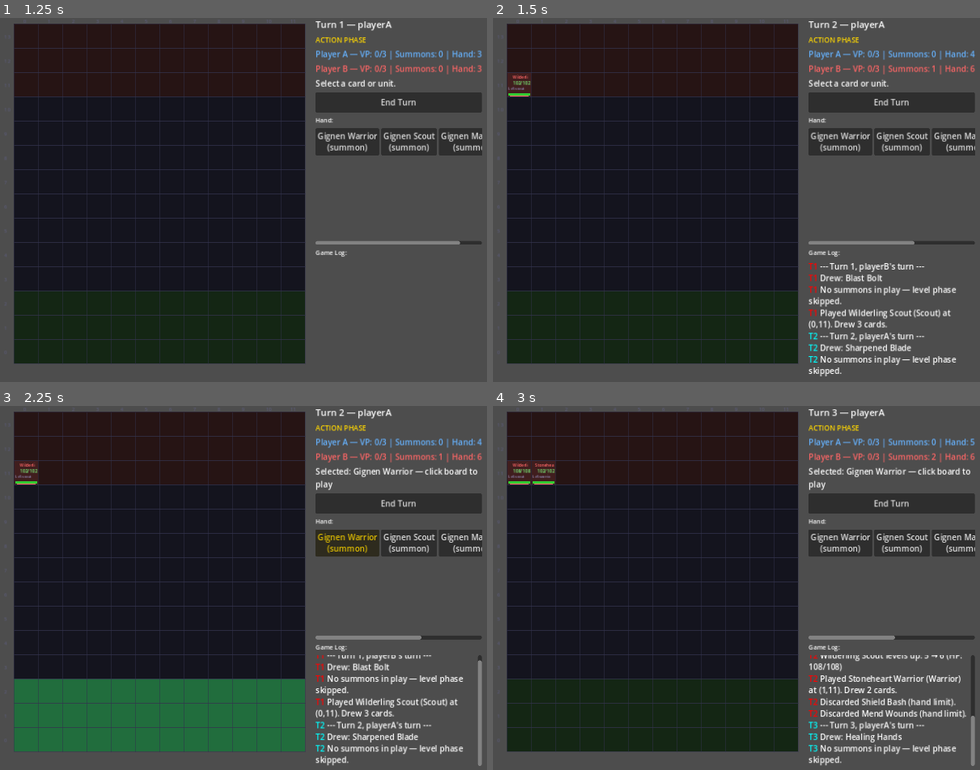
Above: before the commit, frames 1-4 (two rows, left to right).
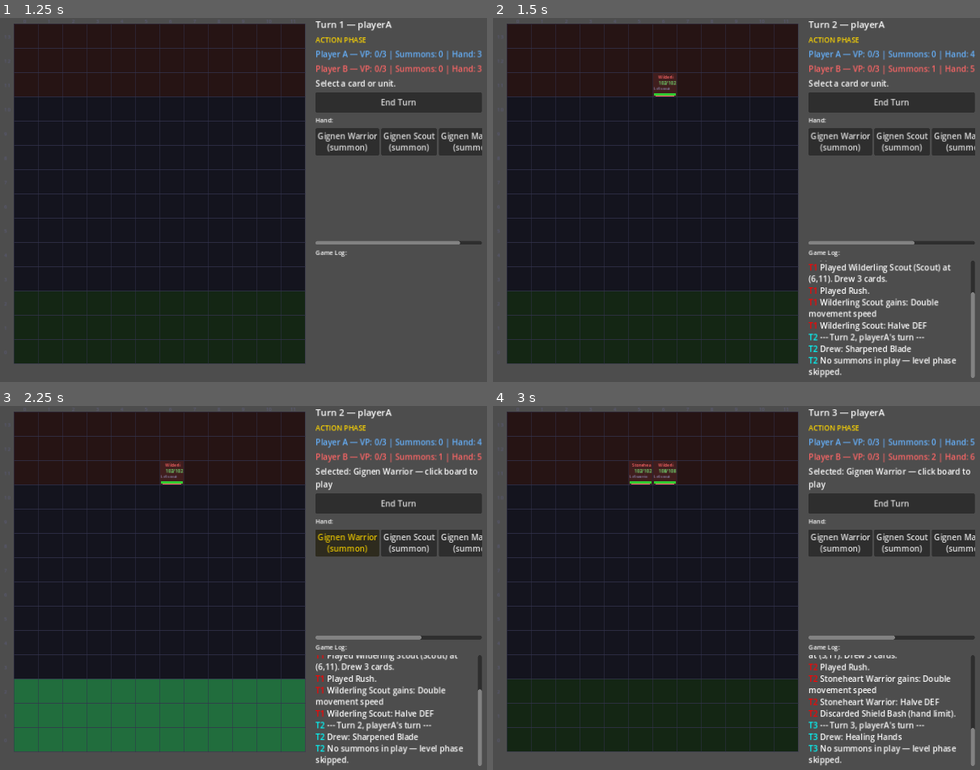
Above: after the commit, the same moments.

Repository: look-itsaxiom/summoners-grid
Game: Godot game, scene res://scenes/menu.tscn
Two runs of this game, one before a commit and one after it. Both use one fixed random seed, a clock stepped at 60 frames per second and the inputs below.
Inputs:
- Up to frame 1 (1.25 s): click "Watch AI vs AI" at 0.5 s
- Up to frame 2 (1.5 s): click "End Turn" at 1.25 s
- Up to frame 3 (2.25 s): click "Gignen Warrior (summon)" at 2 s
- Up to frame 4 (3 s): click "End Turn" at 2.75 s

Frame 1 is identical in both runs. In frame 2, 3.6% of the frame differs, in the area x 2-100%, y 12-99%; in frame 3, 2.4%; in frame 4, 2.8%.

Commit message:
feat: game over overlay + 5-priority AI card play
Game over:
- Dimmed overlay with VICTORY/DEFEAT banner
- Match stats (turns, VP, defeats, cards played)
- New Game + Main Menu buttons

AI improvements (ported from src/engine/ai.ts):
- 5-priority card evaluation: emergency heal (<30% HP) → buff
  strongest → damage weakest enemy → heal damaged → quest cards
- Smarter summon placement: prefers front-center positions
- Uses _find_unit helper for safe re-reads after mutations

Complete game loop: Menu → Play → Combat → Game Over → Menu/Rematch

Co-Authored-By: Claude Opus 4.6 (1M context) <noreply@anthropic.com>

Diff:
--- a/godot/scripts/ui/game_screen.gd
+++ b/godot/scripts/ui/game_screen.gd
@@ -264,56 +264,75 @@
 	_gm.execute_draw_phase()
 	_gm.execute_level_phase()
 
-	# Simple AI: play a summon if possible
-	var ai_hand: Array = _gm.players[_gm.active_player]["hand"]
+	var ai_player: String = _gm.active_player
+
+	# 1. Play a summon if possible
+	var ai_hand: Array = _gm.players[ai_player]["hand"]
 	for i in range(ai_hand.size() - 1, -1, -1):
 		if ai_hand[i].get("card_type", "") == "summon":
 			var placements = _gm.get_valid_placements()
 			if placements.size() > 0:
+				# Prefer front-center positions
+				placements.sort_custom(func(a, b):
+					var a_front: int = a.y if ai_player == "playerA" else (13 - a.y)
+					var b_front: int = b.y if ai_player == "playerA" else (13 - b.y)
+					if a_front != b_front: return a_front > b_front
+					return absi(a.x - 6) < absi(b.x - 6)
+				)
 				_gm.play_summon(i, placements[0])
 			break
 
-	# Move and attack with each summon
-	for s in _gm.board_summons.duplicate():
-		if s["owner"] != _gm.active_player:
-			continue
-
-		# Find nearest enemy
+	if _gm.is_game_over: return
+
+	# 2. Play action cards (5-priority system ported from web AI)
+	_ai_play_action_cards(ai_player)
+
+	if _gm.is_game_over: return
+
+	# 3. Move and attack with each summon
+	var my_summon_ids: Array[String] = []
+	for s in _gm.board_summons:
+		if s["owner"] == ai_player:
+			my_summon_ids.append(s["instance_id"])
+
+	for unit_id in my_summon_ids:
+		if _gm.is_game_over: return
+
+		var unit = _find_unit(unit_id)
+		if unit.is_empty(): continue
+
 		var enemies: Array = []
 		for e in _gm.board_summons:
-			if e["owner"] != _gm.active_player:
+			if e["owner"] != ai_player:
 				enemies.append(e)
-
-		if enemies.size() == 0:
-			continue
-
+		if enemies.size() == 0: continue
+
+		# Find nearest enemy
 		var nearest = enemies[0]
 		for e in enemies:
-			if _dist(s["position"], e["position"]) < _dist(s["position"], nearest["position"]):
+			if _dist(unit["position"], e["position"]) < _dist(unit["position"], nearest["position"]):
 				nearest = e
 
 		# Attack if in range
-		var attacks = _gm.get_valid_attacks(s["instance_id"])
+		var attacks = _gm.get_valid_attacks(unit_id)
 		if nearest["instance_id"] in attacks:
-			_gm.attack_with_summon(s["instance_id"], nearest["instance_id"])
-			if _gm.is_game_over:
-				return
+			_gm.attack_with_summon(unit_id, nearest["instance_id"])
 		else:
 			# Move toward nearest enemy
-			var moves = _gm.get_valid_moves(s["instance_id"])
+			var moves = _gm.get_valid_moves(unit_id)
 			if moves.size() > 0:
 				var best_move: Vector2i = moves[0]
 				for m in moves:
 					if _dist(m, nearest["position"]) < _dist(best_move, nearest["position"]):
 						best_move = m
-				_gm.move_summon(s["instance_id"], best_move)
+				_gm.move_summon(unit_id, best_move)
 
 				# Attack after move
-				attacks = _gm.get_valid_attacks(s["instance_id"])
+				attacks = _gm.get_valid_attacks(unit_id)
 				if nearest["instance_id"] in attacks:
-					_gm.attack_with_summon(s["instance_id"], nearest["instance_id"])
-					if _gm.is_game_over:
-						return
+					_gm.attack_with_summon(unit_id, nearest["instance_id"])
+
+	if _gm.is_game_over: return
 
 	# End AI turn
 	_gm.end_action_phase()
@@ -322,6 +341,84 @@
 		# Auto-advance draw + level for player
 		_gm.execute_draw_phase()
 		_gm.execute_level_phase()
+
+
+## AI card play — 5 priority system (ported from src/engine/ai.ts)
+func _ai_play_action_cards(ai_player: String) -> void:
+	var hand: Array = _gm.players[ai_player]["hand"]
+	var my_summons: Array = []
+	var enemies: Array = []
+	for s in _gm.board_summons:
+		if s["owner"] == ai_player:
+			my_summons.append(s)
+		else:
+			enemies.append(s)
+
+	# P1: Emergency heal (< 30% HP)
+	var critical: Array = my_summons.filter(func(s): return float(s["current_hp"]) / float(s["max_hp"]) < 0.3)
+	if critical.size() > 0:
+		for i in range(hand.size() - 1, -1, -1):
+			if _gm.is_game_over: return
+			var card: Dictionary = hand[i]
+			if card.get("card_type", "") != "action": continue
+			if card.get("target_type", "") == "ally_summon":
+				for eff in card.get("effects", []):
+					if eff.get("type", "") == "heal":
+						critical.sort_custom(func(a, b): return a["current_hp"] < b["current_hp"])
+						_gm.play_card(i, [critical[0]["instance_id"]])
+						return
+
+	# P2: Buff cards on strongest summon
+	if my_summons.size() > 0:
+		for i in range(hand.size() - 1, -1, -1):
+			if _gm.is_game_over: return
+			var card: Dictionary = hand[i]
+			if card.get("card_type", "") != "action": continue
+			if card.get("target_type", "") == "ally_summon":
+				for eff in card.get("effects", []):
+					if eff.get("type", "") == "buff":
+						var strongest = my_summons[0]
+						for s in my_summons:
+							if s["calculated_stats"].get("STR", 0) > strongest["calculated_stats"].get("STR", 0):
+								strongest = s
+						_gm.play_card(i, [strongest["instance_id"]])
+						return
+
+	# P3: Damage cards on lowest HP enemy
+	if enemies.size() > 0:
+		for i in range(hand.size() - 1, -1, -1):
+			if _gm.is_game_over: return
+			var card: Dictionary = hand[i]
+			if card.get("card_type", "") != "action": continue
+			if card.get("target_type", "") == "enemy_summon":
+				for eff in card.get("effects", []):
+					if eff.get("type", "") == "damage":
+						enemies.sort_custom(func(a, b): return a["current_hp"] < b["current_hp"])
+						_gm.play_card(i, [enemies[0]["instance_id"]])
+						return
+
+	# P4: Heal damaged allies
+	var damaged: Array = my_summons.filter(func(s): return s["current_hp"] < s["max_hp"])
+	if damaged.size() > 0:
+		for i in range(hand.size() - 1, -1, -1):
+			if _gm.is_game_over: return
+			var card: Dictionary = hand[i]
+			if card.get("card_type", "") != "action": continue
+			if card.get("target_type", "") == "ally_summon":
+				for eff in card.get("effects", []):
+					if eff.get("type", "") == "heal":
+						damaged.sort_custom(func(a, b): return float(a["current_hp"])/float(a["max_hp"]) < float(b["current_hp"])/float(b["max_hp"]))
+						_gm.play_card(i, [damaged[0]["instance_id"]])
+						return
+
+	# P5: Quest cards
+	if my_summons.size() > 0:
+		for i in range(hand.size() - 1, -1, -1):
+			if _gm.is_game_over: return
+			var card: Dictionary = hand[i]
+			if card.get("card_type", "") == "quest":
+				_gm.play_card(i, [my_summons[0]["instance_id"]])
+				return
 
 
 func _dist(a: Vector2i, b: Vector2i) -> int:
@@ -348,6 +445,91 @@
 
 func _on_game_over(winner_id: String) -> void:
 	status_label.text = "%s WINS!" % winner_id.to_upper()
-	status_label.add_theme_color_override("font_color", Color.GOLD)
 	end_turn_btn.visible = false
 	_refresh_ui()
+	_show_game_over_overlay(winner_id)
+
+
+func _show_game_over_overlay(winner_id: String) -> void:
+	# Dim background
+	var overlay := ColorRect.new()
+	overlay.color = Color(0, 0, 0, 0.7)
+	overlay.set_anchors_preset(Control.PRESET_FULL_RECT)
+	overlay.mouse_filter = Control.MOUSE_FILTER_STOP
+	add_child(overlay)
+
+	var panel := VBoxContainer.new()
+	panel.set_anchors_preset(Control.PRESET_CENTER)
+	panel.grow_horizontal = Control.GROW_DIRECTION_BOTH
+	panel.grow_vertical = Control.GROW_DIRECTION_BOTH
+	panel.custom_minimum_size = Vector2(350, 320)
+	panel.position = Vector2(465, 150)
+	panel.add_theme_constant_override("separation", 10)
+	overlay.add_child(panel)
+
+	var is_player_win: bool = winner_id == "playerA"
+
+	# Banner
+	var banner := Label.new()
+	banner.text = "VICTORY" if is_player_win else "DEFEAT"
+	banner.add_theme_font_size_override("font_size", 36)
+	banner.add_theme_color_override("font_color", Color.GOLD if is_player_win else Color.RED)
+	banner.horizontal_alignment = HORIZONTAL_ALIGNMENT_CENTER
+	panel.add_child(banner)
+
+	var winner_label := Label.new()
+	winner_label.text = "%s Wins!" % ("Player A" if winner_id == "playerA" else "Player B")
+	winner_label.add_theme_font_size_override("font_size", 18)
+	winner_label.add_theme_color_override("font_color", Color.WHITE)
+	winner_label.horizontal_alignment = HORIZONTAL_ALIGNMENT_CENTER
+	panel.add_child(winner_label)
+
+	# Stats
+	var pa: Dictionary = _gm.players["playerA"]
+	var pb: Dictionary = _gm.players["playerB"]
+	var defeats := 0
+	var cards_played := 0
+	for entry in _gm.game_log:
+		var msg: String = entry.get("message", "")
+		if "defeated" in msg: defeats += 1
+		if msg.begins_with("Played "): cards_played += 1
+
+	var stats_text := "Turns: %d\nPlayer A VP: %d | Player B VP: %d\nSummons defeated: %d\nCards played: %d" % [
+		_gm.turn_number, pa["victory_points"], pb["victory_points"], defeats, cards_played
+	]
+	var stats_label := Label.new()
+	stats_label.text = stats_text
+	stats_label.add_theme_font_size_override("font_size", 13)
+	stats_label.add_theme_color_override("font_color", Color(0.8, 0.8, 0.9))
+	stats_label.horizontal_alignment = HORIZONTAL_ALIGNMENT_CENTER
+	panel.add_child(stats_label)
+
+	# Spacer
+	var spacer := Control.new()
+	spacer.custom_minimum_size.y = 10
+	panel.add_child(spacer)
+
+	# Buttons
+	var btn_container := HBoxContainer.new()
+	btn_container.add_theme_constant_override("separation", 16)
+	btn_container.alignment = BoxContainer.ALIGNMENT_CENTER
+	panel.add_child(btn_container)
+
+	var new_game_btn := Button.new()
+	new_game_btn.text = "New Game"
+	new_game_btn.custom_minimum_size = Vector2(120, 40)
+	new_game_btn.pressed.connect(func(): get_tree().reload_current_scene())
+	btn_container.add_child(new_game_btn)
+
+	var menu_btn := Button.new()
+	menu_btn.text = "Main Menu"
+	menu_btn.custom_minimum_size = Vector2(120, 40)
+	menu_btn.pressed.connect(func(): get_tree().change_scene_to_file("res://scenes/menu.tscn"))
+	btn_container.add_child(menu_btn)
+
+
+func _find_unit(instance_id: String) -> Dictionary:
+	for s in _gm.board_summons:
+		if s["instance_id"] == instance_id:
+			return s
+	return {}
